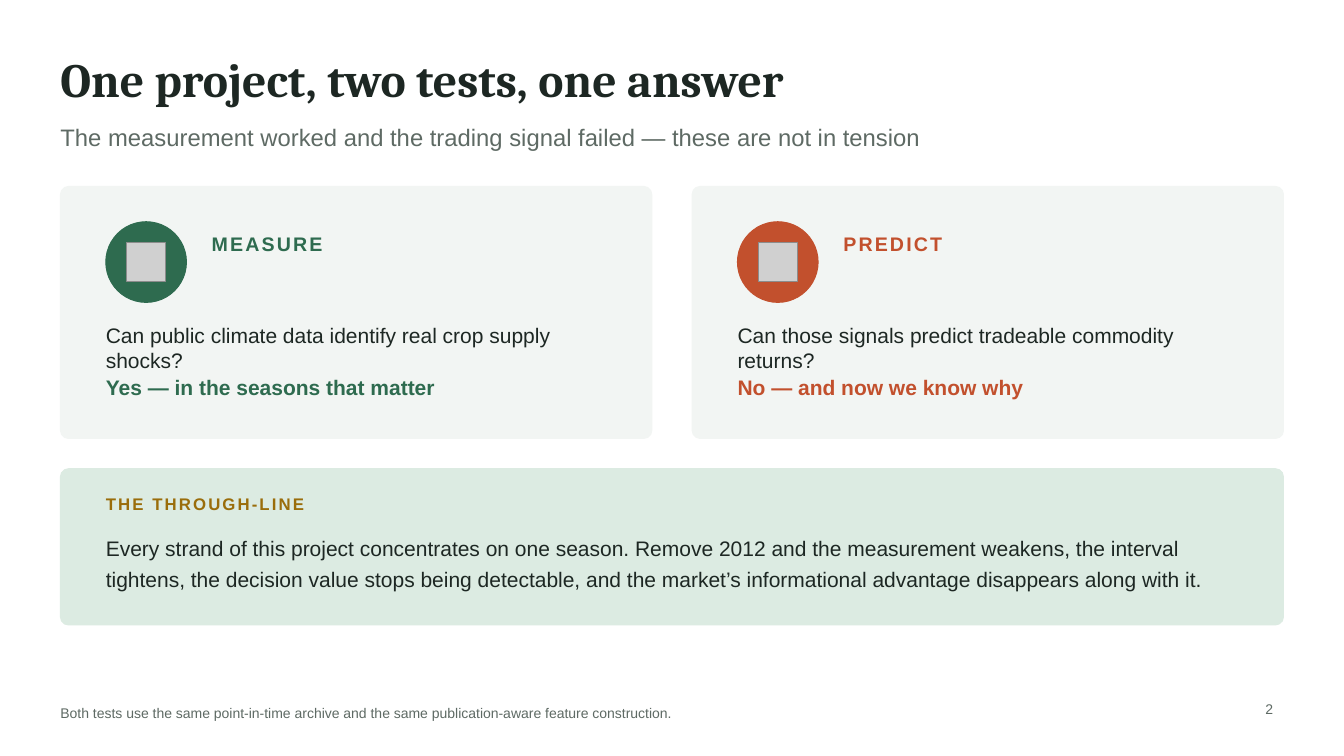
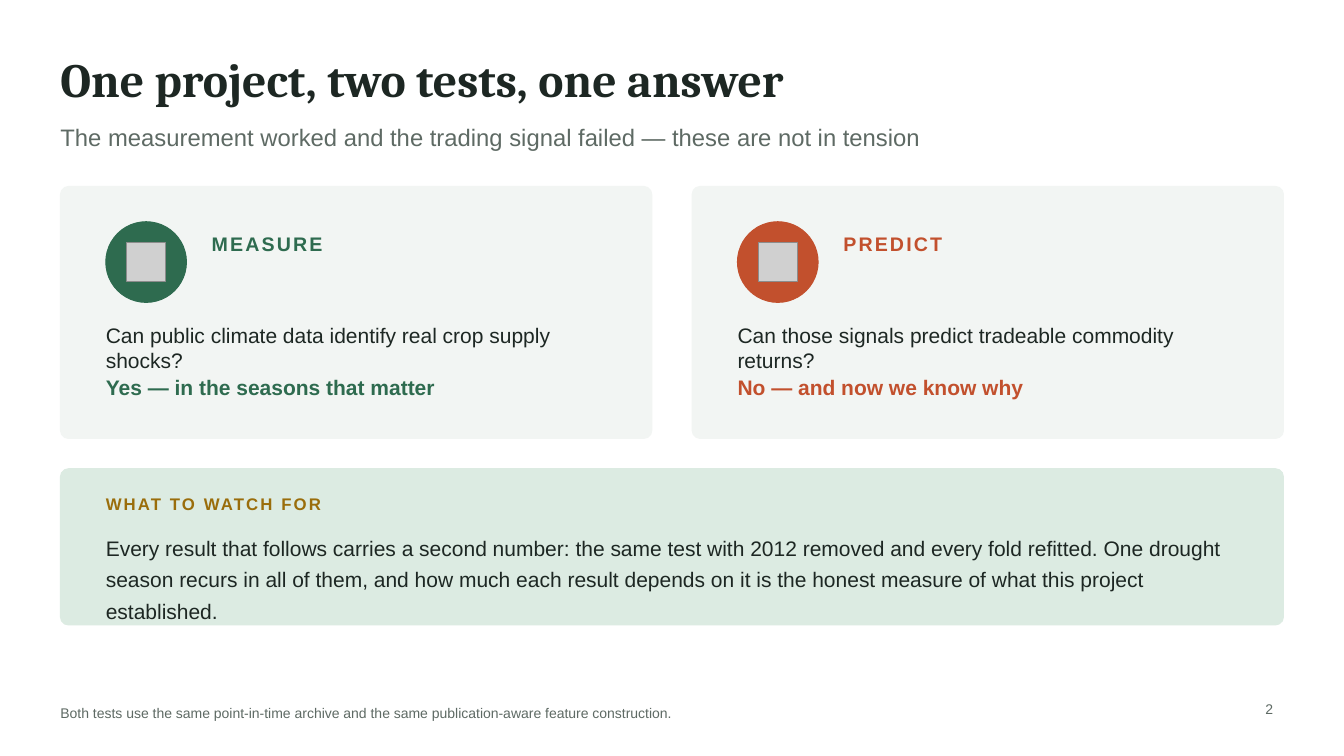
Before and after one commit to haydn-s/climate-futures-pricing, a slide deck: slide 2 of presentation/final/output/climate-futures-pricing-final.pptx. Drawn at 1344x756 pixels with LibreOffice and Linux fonts; fonts in the diff are those of the drawing; grey boxes stand for pictures. Boxes give left, top, right and bottom in pixels: in the first picture for what was removed or moved away, otherwise in the second. Text is boxed around its words. In the diff, an @@ line names an element or a change of style, - is before the commit and + after.

```diff
--- a/presentation/final/output/climate-futures-pricing-final.pptx
+++ b/presentation/final/output/climate-futures-pricing-final.pptx
@@ text at <box>106,498,304,510</box>: text changed @@
-THE THROUGH-LINE
+WHAT TO WATCH FOR
@@ text at <box>106,540,1220,619</box>: text changed @@
-Every strand of this project concentrates on one season. Remove 2012 and the measurement weakens, the interval tightens, the decision value stops being detectable, and the market’s informational advantage disappears along with it.
+Every result that follows carries a second number: the same test with 2012 removed and every fold refitted. One drought season recurs in all of them, and how much each result depends on it is the honest measure of what this project established.
```
Also in this commit, not shown: 4 other slides changed, 1 other file.
